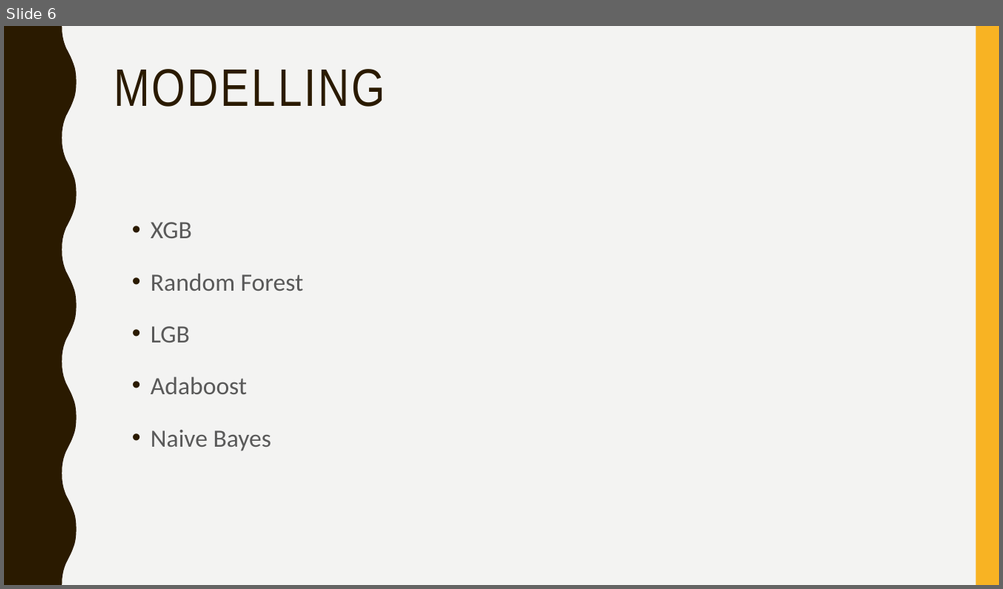
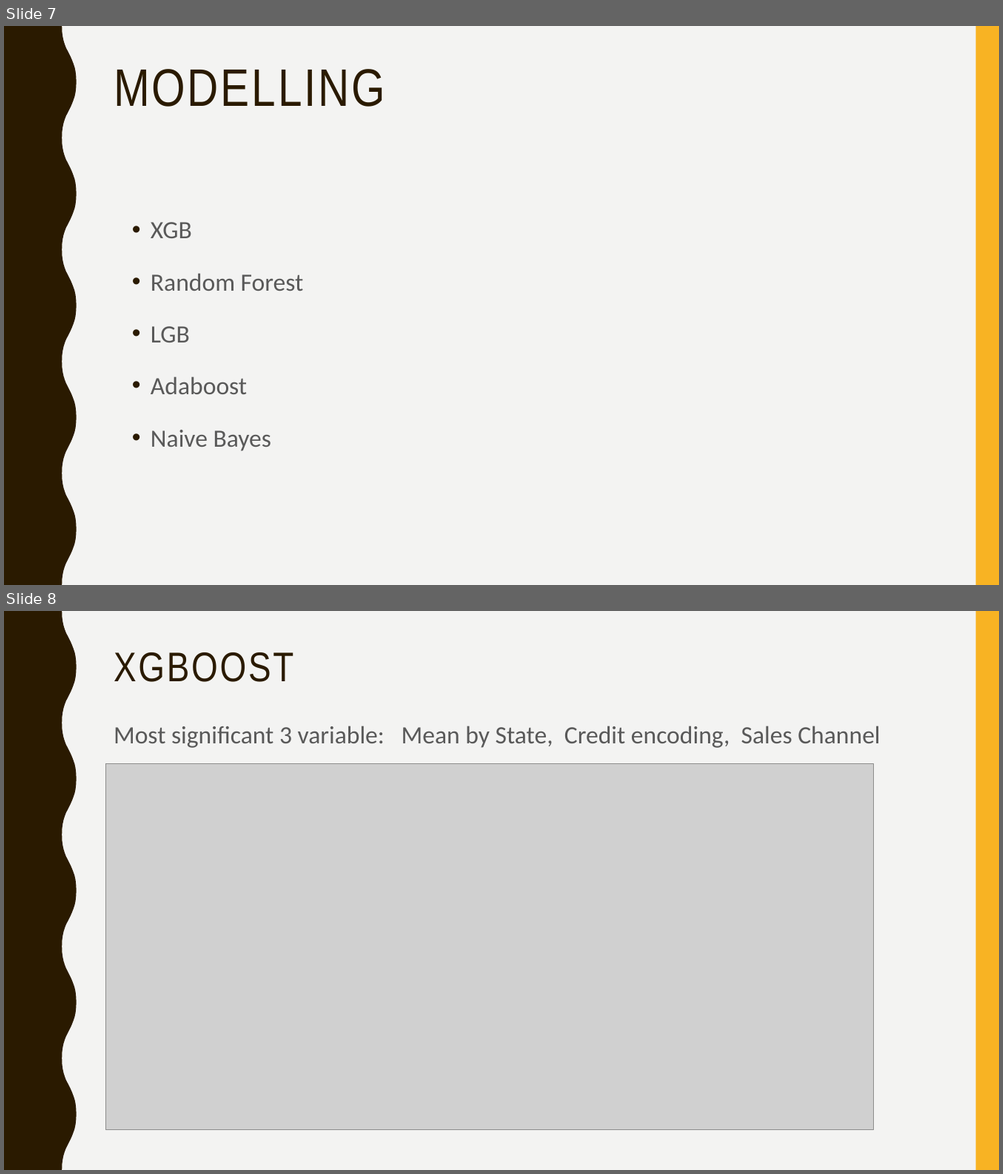
Before and after one commit to TZstatsADS/Spring2019-Proj5-grp4, a slide deck: doc/project5 ppt.pptx. Shown one above the other, each under a label of ours: slide 6 before the commit, slides 7 and 8 after it. The pictures are 1003x589 and 1003x1174 pixels, drawn with LibreOffice and Linux fonts; fonts in the diff are those of the drawing; grey boxes stand for pictures. Boxes give left, top, right and bottom in pixels: in the first picture for what was removed or moved away, otherwise in the second. Text is boxed around its words. In the diff, an @@ line names an element or a change of style, - is before the commit and + after.

```diff
--- a/doc/project5 ppt.pptx
+++ b/doc/project5 ppt.pptx
@@ slide 8 added at bbox=[4, 611, 999, 1170], background #F3F3F2; not listed: 2 template elements that a slide beside it also shows @@
@@ title added at bbox=[114, 652, 293, 682], 40 pt, text #2A1A00 @@
+XGBOOST
@@ text added at bbox=[114, 726, 879, 748], 24 pt, text #595959 @@
+Most significant 3 variable: Mean by State, Credit encoding, Sales Channel
@@ picture added at bbox=[106, 764, 874, 1130] @@
@@ what was slide 6 is now slide 7 @@
```
Also in this commit, not shown: 4 slides changed, 1 other slide added, 1 slide removed, 2 other files.
